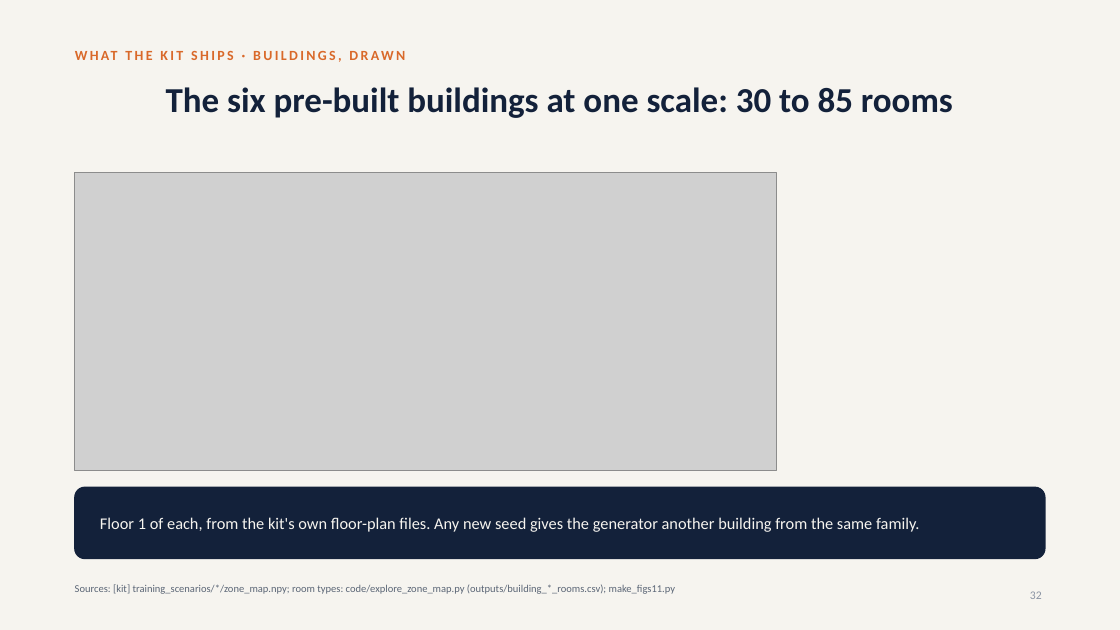
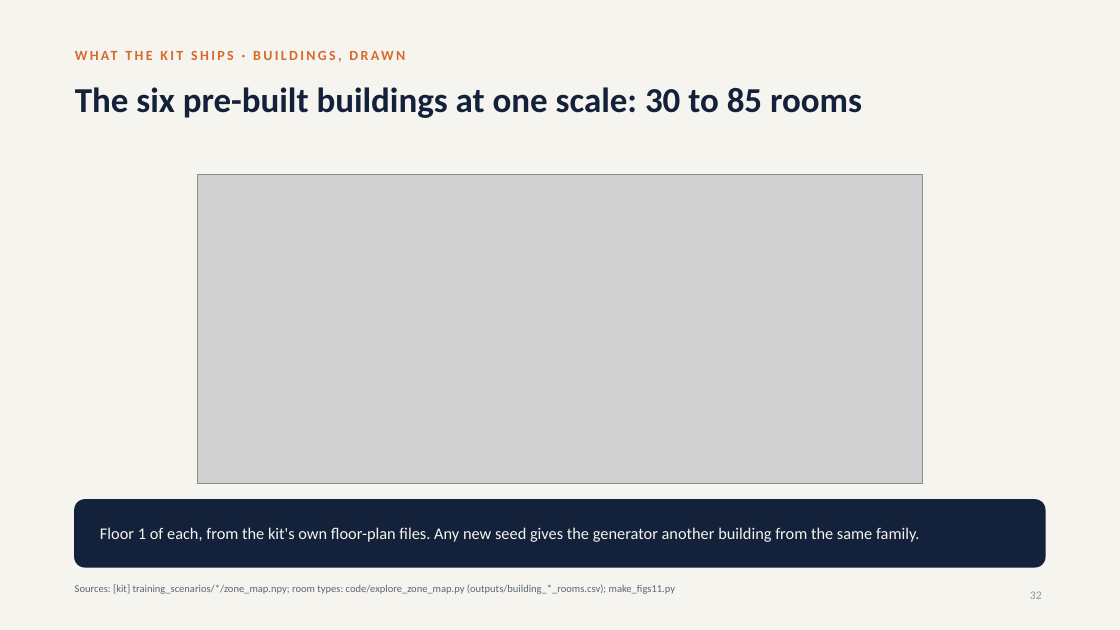
Before and after one commit to srivathsanb14/working-code, a slide deck: slide 32 of docs/One_Controller_for_Every_Building_meeting.pptx. Drawn at 1120x630 pixels with LibreOffice and Linux fonts; fonts in the diff are those of the drawing; grey boxes stand for pictures. Boxes give left, top, right and bottom in pixels: in the first picture for what was removed or moved away, otherwise in the second. Text is boxed around its words. In the diff, an @@ line names an element or a change of style, - is before the commit and + after.

```diff
--- a/docs/One_Controller_for_Every_Building_meeting.pptx
+++ b/docs/One_Controller_for_Every_Building_meeting.pptx
@@ title "The six pre-built buildings at ..." at [75,87,862,118]: alignment centre to left @@
@@ picture: place and size @@
-picture at [75,172,776,471]
+picture at [197,175,923,483]
@@ rounded rectangle: place and size @@
-rounded rectangle at [75,487,1045,559]
+rounded rectangle at [75,500,1045,567]
@@ rounded rectangle at [75,500,1045,567]: proportions changed @@
@@ text "Floor 1 of each, from ...": place and size @@
-text "Floor 1 of each, from ..." at [100,517,920,532]
+text "Floor 1 of each, from ..." at [100,527,920,542]
```
Also in this commit, not shown: 153 other slides changed, 4 other files.
